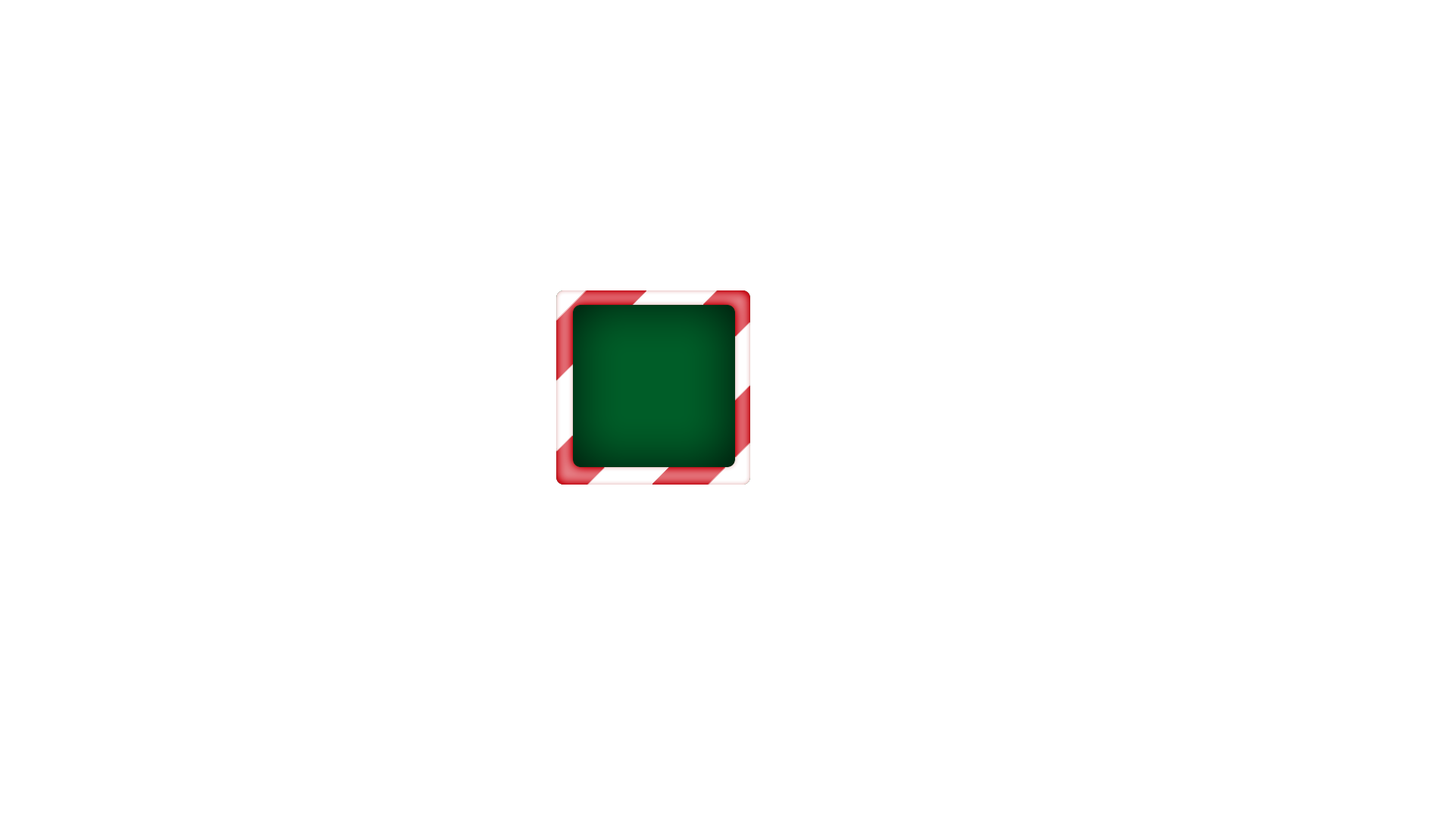
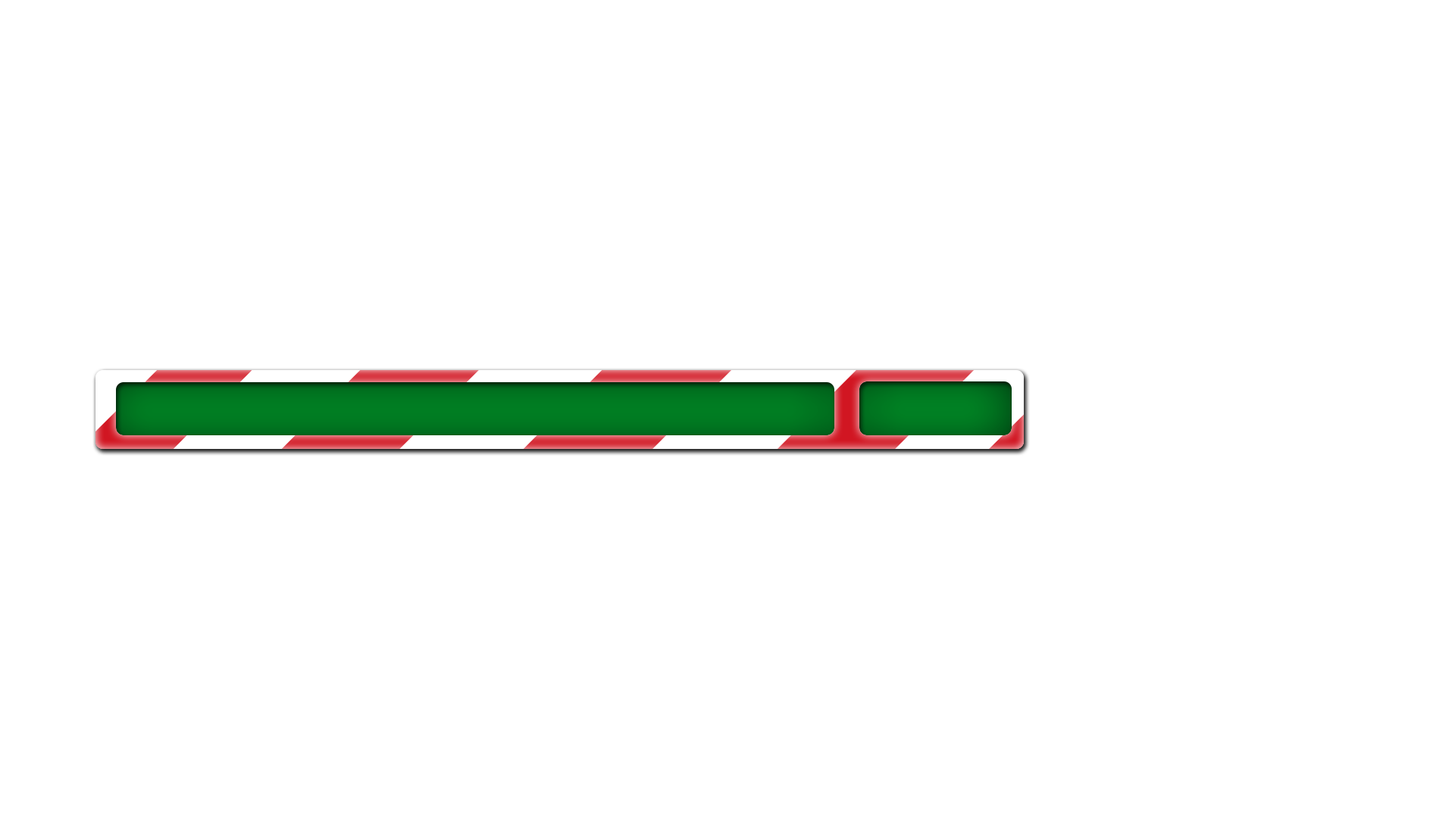
Revision of a layered 1455x819 image; what changed, layer by layer:
showed group "TransisionScreen" (9 layers) over [92, 290, 1031, 485]
hid group "ToggleBackground" (2 layers) over [556, 290, 751, 485]
showed group "MainMenuUI" (17 layers) over [92, 290, 1031, 485]
added group "RoomButton" with 3 layers in group "MainMenuUI" over [92, 367, 1031, 456]
added layer "Layer 20 copy" in group "RoomButton" over [92, 367, 1031, 456]
added layer "Layer 20" in group "RoomButton" over [95, 369, 1025, 449]
added layer "Layer 21" in group "RoomButton" over [100, 374, 1017, 444]
